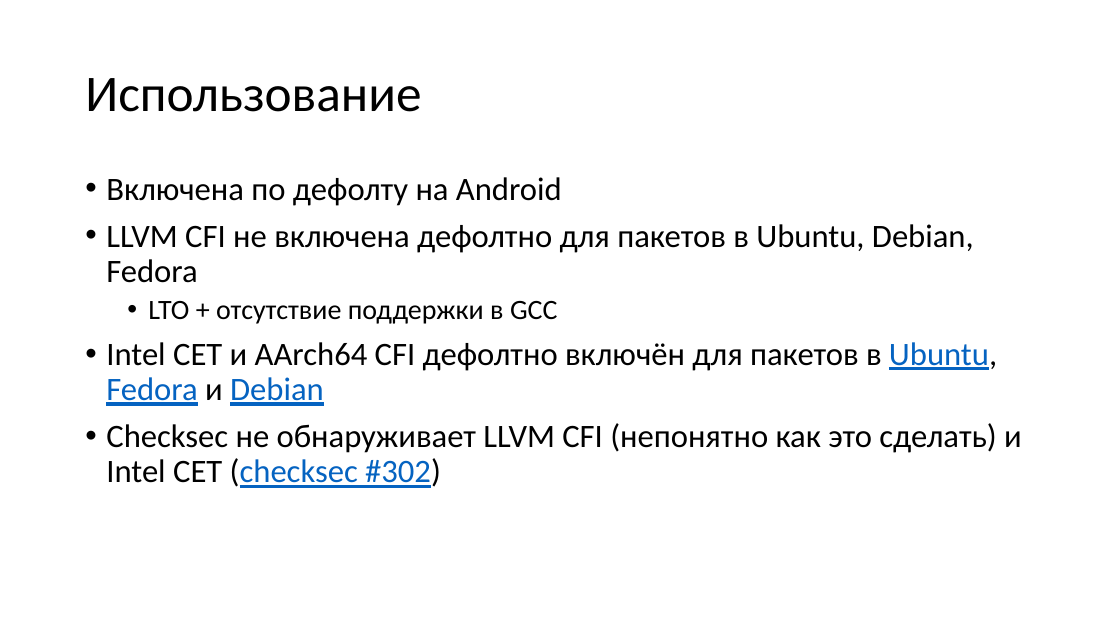
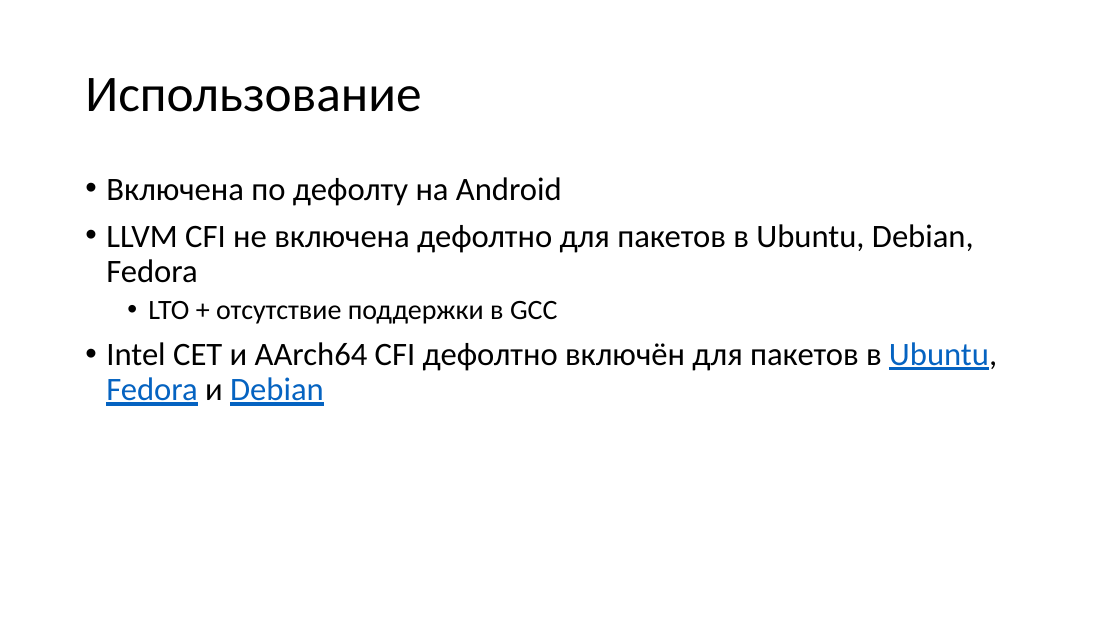
Before and after one commit to yugr/slides, a slide deck: slide 81 of CppZeroCost/2025/RU.pptx. Drawn at 1120x630 pixels with LibreOffice and Linux fonts; fonts in the diff are those of the drawing. Boxes give left, top, right and bottom in pixels: in the first picture for what was removed or moved away, otherwise in the second. Text is boxed around its words. In the diff, an @@ line names an element or a change of style, - is before the commit and + after.

```diff
--- a/CppZeroCost/2025/RU.pptx
+++ b/CppZeroCost/2025/RU.pptx
@@ text at [106, 423, 1022, 488]: paragraph removed @@
-• Checksec не обнаруживает LLVM CFI (непонятно как это сделать) и Intel CET (checksec #302)
```
Also in this commit, not shown: 16 other slides changed, 4 slides added, 1 slide removed, 3 other files.
